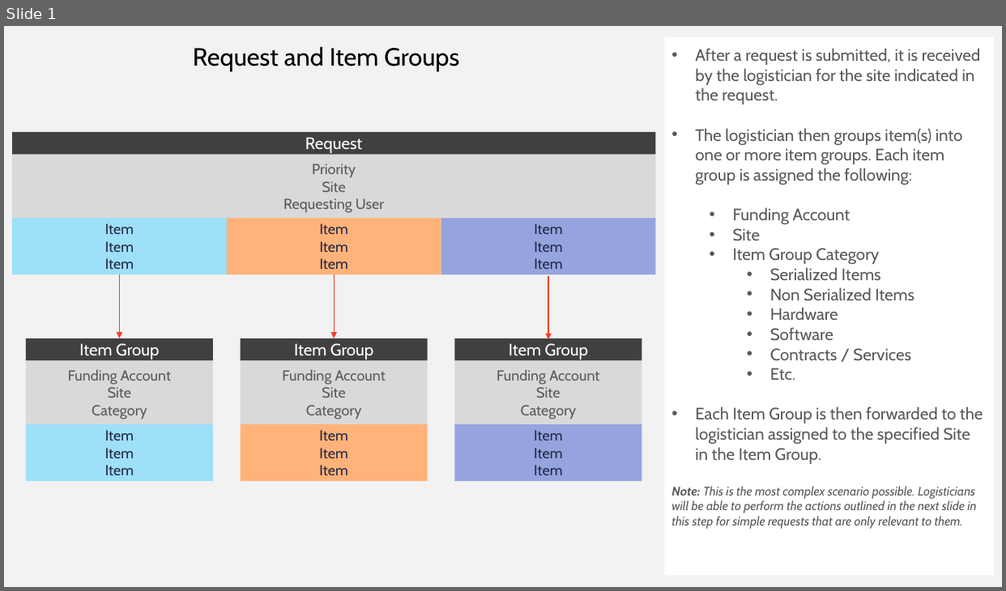
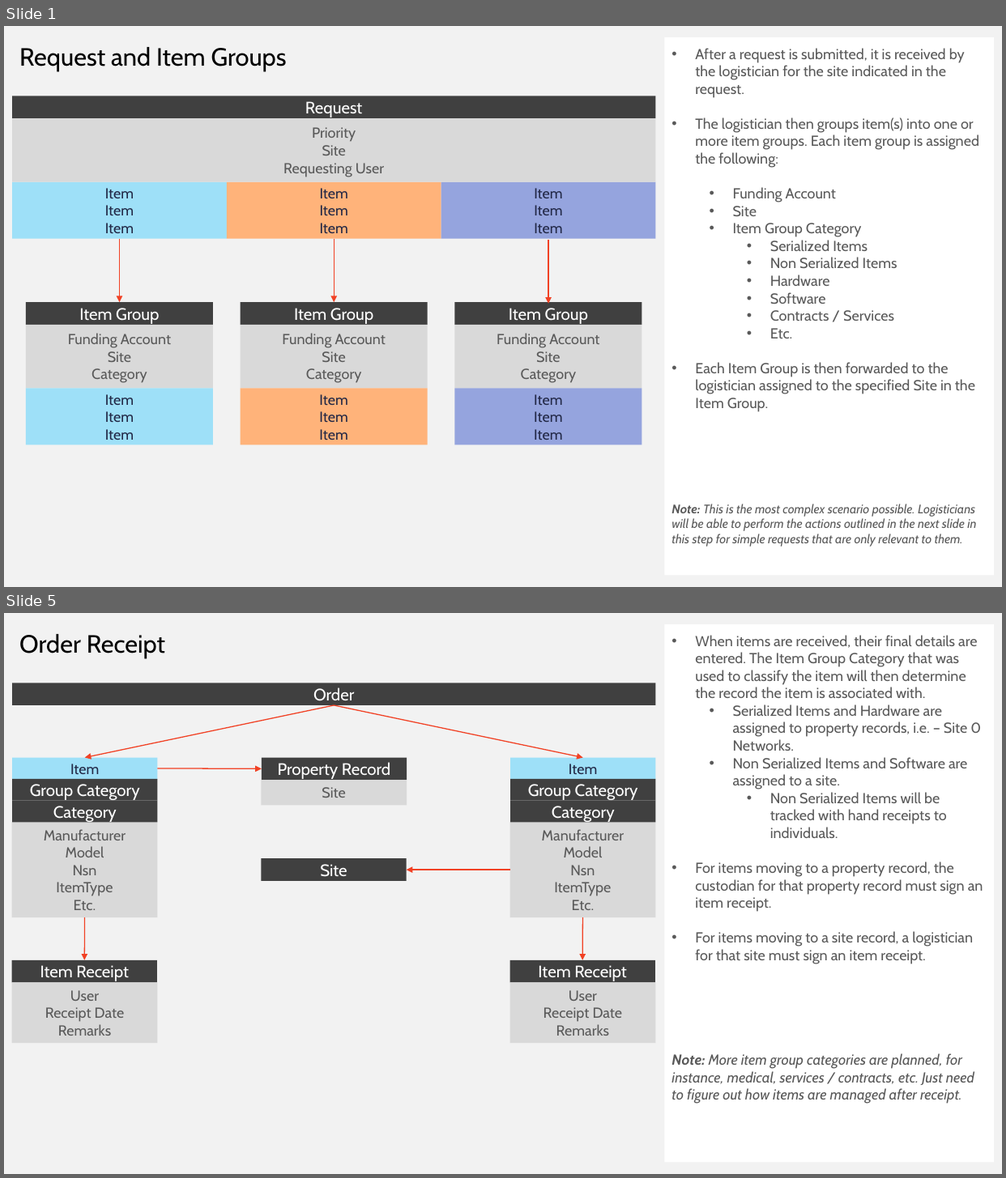
Before and after one commit to ssdooley/logistics-db-planning, a slide deck: documents/logistics-workflow.pptx. Shown one above the other, each under a label of ours: slide 1 before the commit, slides 1 and 5 after it; the slides between them are not shown. The pictures are 1006x591 and 1006x1178 pixels, drawn with LibreOffice and Linux fonts; fonts in the diff are those of the drawing. Boxes give left, top, right and bottom in pixels: in the first picture for what was removed or moved away, otherwise in the second. Text is boxed around its words. In the diff, an @@ line names an element or a change of style, - is before the commit and + after.

```diff
--- a/documents/logistics-workflow.pptx
+++ b/documents/logistics-workflow.pptx
@@ slide 5 added at <box>4,613,1002,1174</box>, background #F2F2F2 @@
@@ text added at <box>19,634,165,658</box>, 24 pt, text #000000 @@
+Order Receipt
@@ rectangle added at <box>665,624,995,1162</box>, fill #FFFFFF, 14 pt, text #595959 @@
+• When items are received, their final details are entered. The Item Group Category that was used to classify the item will then determine the record the item is associated with.
+  • Serialized Items and Hardware are assigned to property records, i.e. – Site 0 Networks.
+  • Non Serialized Items and Software are assigned to a site.
+    • Non Serialized Items will be tracked with hand receipts to individuals.
+• For items moving to a property record, the custodian for that property record must sign an item receipt.
+• For items moving to a site record, a logistician for that site must sign an item receipt.
+Note: More item group categories are planned, for instance, medical, services / contracts, etc. Just need to figure out how items are managed after receipt.
@@ rectangle added at <box>12,683,655,705</box>, fill #404040, 16 pt, text #FFFFFF @@
+Order
@@ arrow added from (334, 705) to (85, 757), #F14124 1 pt @@
@@ arrow added from (334, 705) to (582, 757), #F14124 1 pt @@
@@ rectangle added at <box>262,757,407,780</box>, fill #404040, 16 pt, text #FFFFFF @@
+Property Record
@@ arrow added from (157, 769) to (262, 769), #F14124 1 pt @@
@@ rectangle added at <box>261,780,407,806</box>, fill #D9D9D9, 14 pt, text #595959 @@
+Site
@@ group added at <box>11,757,157,918</box>: 4 rectangles @@
+Manufacturer
+Model
+Nsn
+ItemType
+Etc.
+Item
+Group Category
+Category
@@ group added at <box>510,757,656,918</box>: 4 rectangles @@
+Manufacturer
+Model
+Nsn
+ItemType
+Etc.
+Item
+Group Category
+Category
@@ rectangle added at <box>261,858,406,881</box>, fill #404040, 16 pt, text #FFFFFF @@
+Site
@@ arrow added from (510, 870) to (407, 870), #F14124 1 pt @@
@@ arrow added from (85, 918) to (85, 960), #F14124 1 pt @@
@@ arrow added from (582, 918) to (582, 960), #F14124 1 pt @@
@@ rectangle added at <box>11,960,157,983</box>, fill #404040, 16 pt, text #FFFFFF @@
+Item Receipt
@@ rectangle added at <box>510,960,655,983</box>, fill #404040, 16 pt, text #FFFFFF @@
+Item Receipt
@@ rectangle added at <box>11,983,157,1043</box>, fill #D9D9D9, 14 pt, text #595959 @@
+User
+Receipt Date
+Remarks
@@ rectangle added at <box>510,983,656,1043</box>, fill #D9D9D9, 14 pt, text #595959 @@
+User
+Receipt Date
+Remarks
@@ slide 1 changed as well @@
@@ text "Request and Item Groups": place and size @@
-text "Request and Item Groups" at <box>193,47,459,71</box>
+text "Request and Item Groups" at <box>19,47,287,71</box>
@@ text in rectangle at <box>695,48,979,412</box>: size 16 to 14 pt in "After a request is submitted, it is ...", "The logistician then groups item(s) into one ...", "Funding Account", "Site" and 8 more places @@
@@ 14 rectangles, 3 arrows: place and size @@
-14 rectangles, 3 arrows at <box>12,132,656,482</box>
+14 rectangles, 3 arrows at <box>12,96,656,446</box>
```
Also in this commit, not shown: 3 other slides added.
